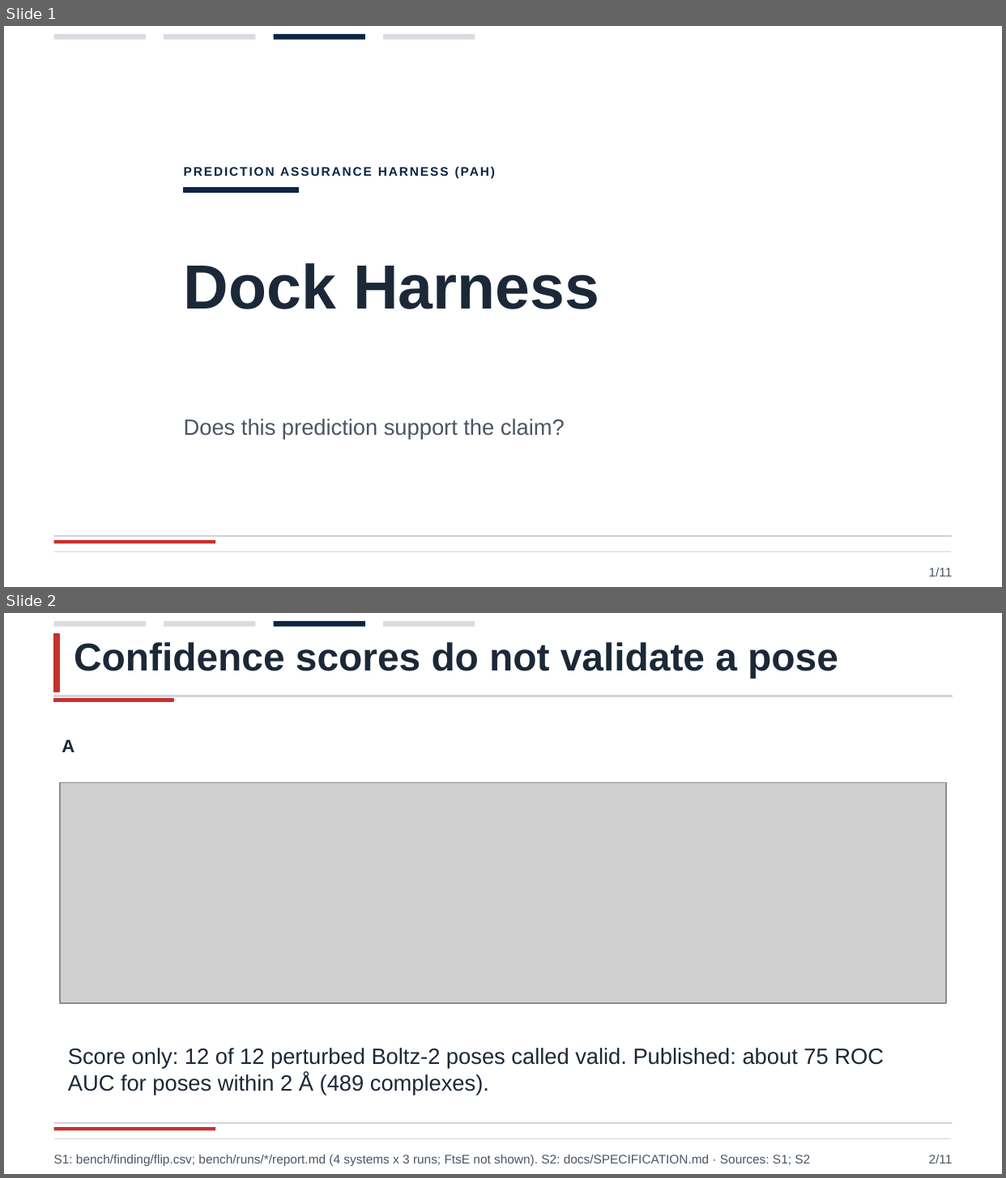
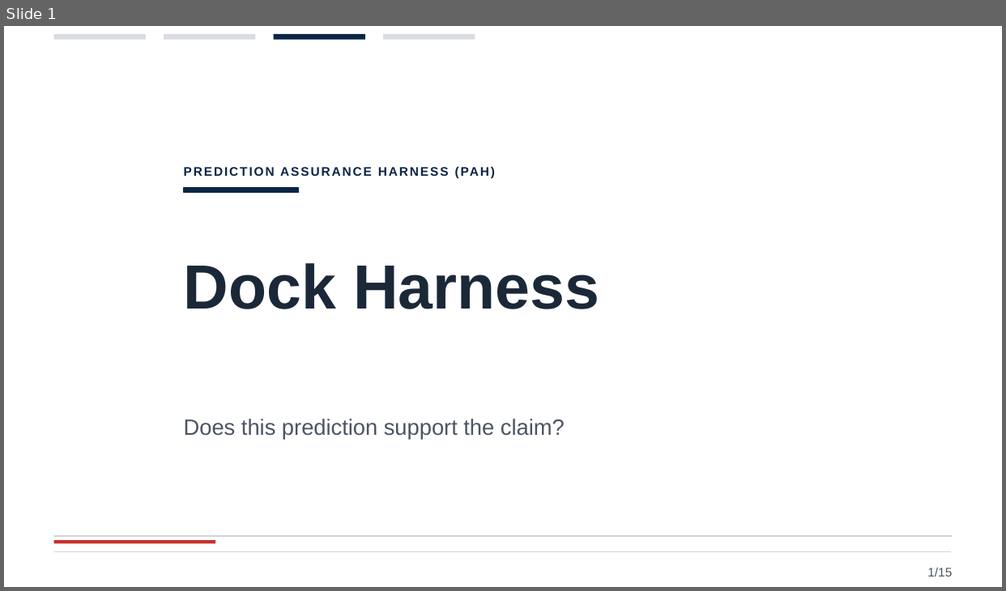
Before and after one commit to persistentepiphany/harness-hackathon, a slide deck: media/deck/dock-harness.pptx. Shown one above the other, each under a label of ours: slides 1 and 2 before the commit, slide 1 after it. The pictures are 1006x1178 and 1006x591 pixels, drawn with LibreOffice and Linux fonts; fonts in the diff are those of the drawing; grey boxes stand for pictures. Boxes give left, top, right and bottom in pixels: in the first picture for what was removed or moved away, otherwise in the second. Text is boxed around its words. In the diff, an @@ line names an element or a change of style, - is before the commit and + after.

Commit message:
deck: twelve-pose slide, models slide, verified references and figure sources

```diff
--- a/media/deck/dock-harness.pptx
+++ b/media/deck/dock-harness.pptx
@@ slide 2 removed at [4,613,1002,1174], background #FFFFFF @@
@@ rectangle removed at [54,621,146,627] @@
@@ rectangle removed at [54,634,60,692] @@
@@ rectangle removed at [164,621,255,627] @@
@@ rectangle removed at [274,621,365,627] @@
@@ rectangle removed at [383,621,475,627] @@
@@ text removed at [74,642,838,678] @@
-Confidence scores do not validate a pose
@@ rectangle removed at [54,696,952,696] @@
@@ rectangle removed at [54,699,173,702] @@
@@ text removed at [62,739,74,752] @@
-A
@@ picture removed at [60,782,946,1003] @@
@@ text removed at [68,1048,884,1096] @@
-Score only: 12 of 12 perturbed Boltz-2 poses called valid. Published: about 75 ROC
-AUC for poses within 2 Å (489 complexes).
@@ rectangle removed at [54,1123,952,1125] @@
@@ rectangle removed at [54,1128,215,1132] @@
@@ rectangle removed at [54,1138,952,1139] @@
@@ text removed at [54,1155,810,1166] @@
-S1: bench/finding/flip.csv; bench/runs/*/report.md (4 systems x 3 runs; FtsE not shown). S2: docs/SPECIFICATION.md · Sources: S1; S2
@@ text removed at [929,1155,953,1164] @@
-2/11
@@ slide 1 changed as well @@
@@ text at [927,568,952,577]: text changed @@
-1/11
+1/15
```
Also in this commit, not shown: 8 other slides changed, 6 slides added, 1 other slide removed, 24 other files.
